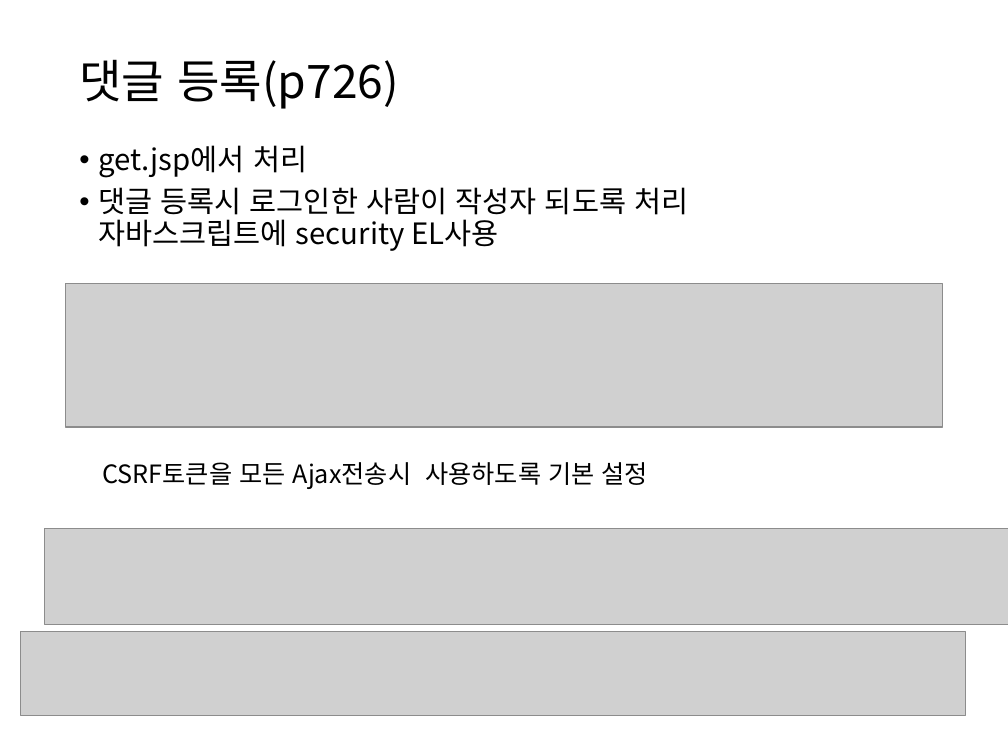
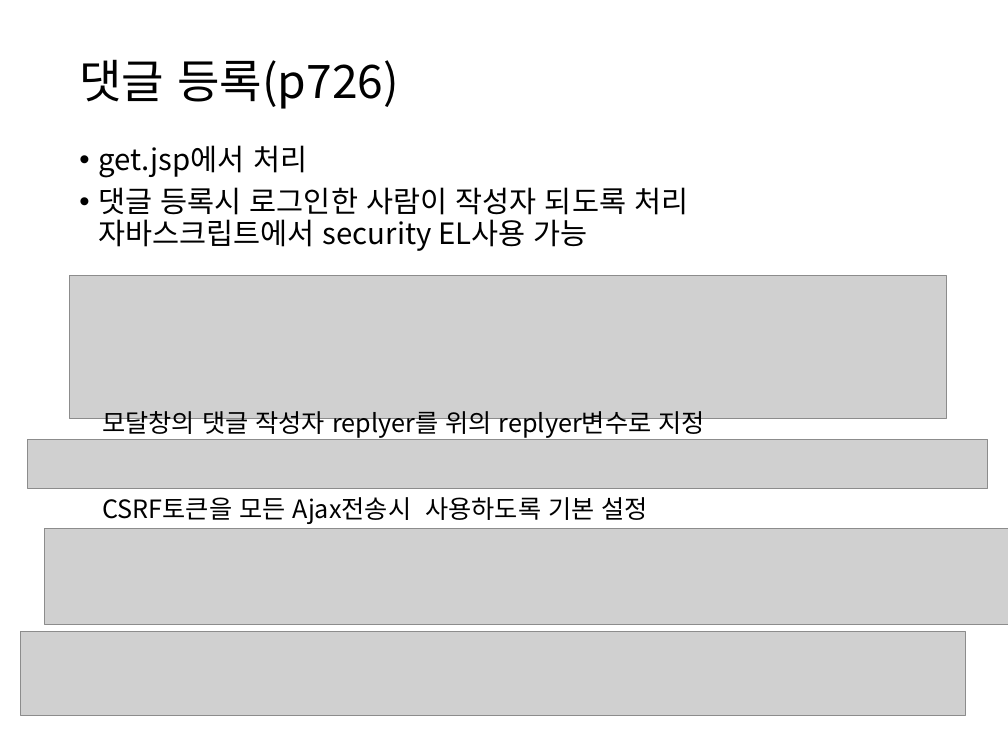
Before and after one commit to itrecipe/Web_Study_ez, a slide deck: slide 70 of spring - 학습자료/코드로 배우는 스프링 웹 프로젝트 (개정판) 학습자료/PART7.pptx. Drawn at 1008x756 pixels with LibreOffice and Linux fonts; fonts in the diff are those of the drawing; grey boxes stand for pictures. Boxes give left, top, right and bottom in pixels: in the first picture for what was removed or moved away, otherwise in the second. Text is boxed around its words. In the diff, an @@ line names an element or a change of style, - is before the commit and + after.

```diff
--- a/spring - 학습자료/코드로 배우는 스프링 웹 프로젝트 (개정판) 학습자료/PART7.pptx
+++ b/spring - 학습자료/코드로 배우는 스프링 웹 프로젝트 (개정판) 학습자료/PART7.pptx
@@ text at [98,187,688,251]: text changed @@
-• 댓글 등록시 로그인한 사람이 작성자 되도록 처리
-  자바스크립트에 security EL사용
+• 댓글 등록시 로그인한 사람이 작성자 되도록 처리
+  자바스크립트에서 security EL사용 가능
@@ picture: place and size @@
-picture at [66,283,942,427]
+picture at [70,275,947,419]
@@ text added at [102,411,705,438], 18 pt, text #000000 @@
+모달창의 댓글 작성자 replyer를 위의 replyer변수로 지정
@@ picture added at [28,439,988,489] @@
@@ text "CSRF토큰을 모든 Ajax전송시 사용하도록 기본 ...": place and size @@
-text "CSRF토큰을 모든 Ajax전송시 사용하도록 기본 ..." at [102,462,648,489]
+text "CSRF토큰을 모든 Ajax전송시 사용하도록 기본 ..." at [102,497,648,524]
```
Also in this commit, not shown: 9 other slides changed, 3 slides added, 1 other file.
